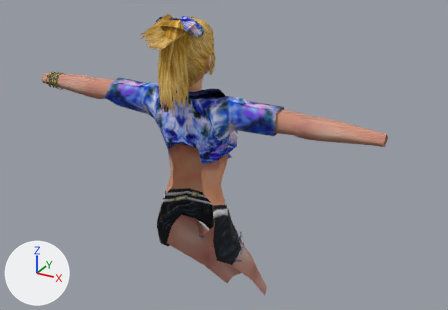
Renders of the glTF model site/public/outrun-2006-xbox/objects/passenger-hat.glb from each side of a commit.
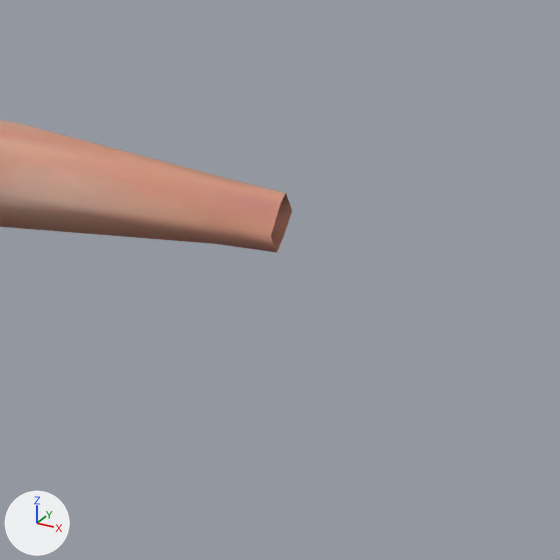
The first picture shows the older version from a 50 mm lens placed at (1.064, -1.714, 2.087), pointed at (0.017, 0.191, 1.134). The close-ups show the older and then the newer version on the part from 72% to 100% of the width and 29% to 70% of the height of that picture. Only the edits that show in the close-ups are written down. The axes (+X, +Y, +Z) are drawn at lower left. The lights are the same throughout. Where no turn or scale is listed for an object, it has been applied to the vertices.

Names of what the first close-up shows: 'hiji_r_jnt', 'skin_4'.
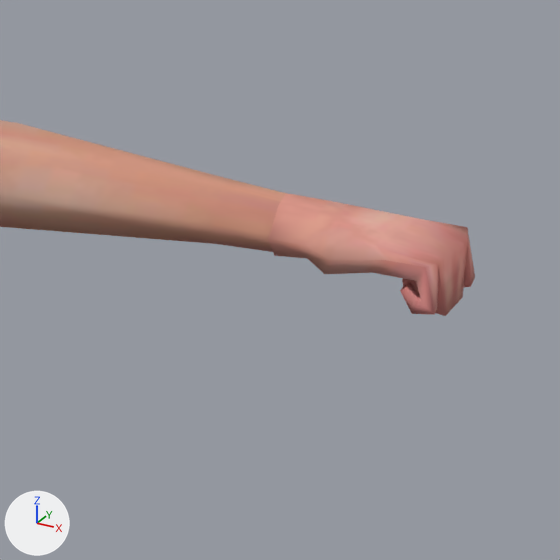
What differs and where, as boxes [x1, y1, x2, y2] in the close-ups (560 x 560 px):
```json
{"object": "te_r", "change": "added", "after": [268, 193, 475, 316], "on screen": "pink"}
```

The change, as JSON lines over the scene's bpy script:
```json
{"block": "mat_material_28", "where": "n4 = _N.new('ShaderNodeTexImage'); n4.name = 'Image Texture'"}
{"op": "set", "path": "n4.image", "old": "img_image_5", "new": "img_image_0"}
{"block": "me_skin_4", "where": "me_skin_4.from_pydata(...)  # 12 vertices, 12 faces; spans x 0.6249..0.6676, y -0.0234..0.0237, z 1.3722..1.4123"}
{"op": "remove", "block": "me_skin_4", "code": "me_skin_4.materials.append(mat_material_26)"}
{"op": "add", "block": "me_skin_4", "code": "me_skin_4.materials.append(mat_material_28)"}
{"op": "add", "block": "me_te_r", "code": ["me_te_r = bpy.data.meshes.new('te_r')", "me_te_r.from_pydata(...)  # 85 vertices, 162 faces; spans x -0.0087..0.1139, y -0.0364..0.0463, z -0.0372..0.0225", "me_te_r.materials.append(mat_material_8)"]}
{"op": "add", "block": "ob_te_r", "code": ["ob_te_r = bpy.data.objects.new('te_r', me_te_r)", "ob_te_r.location = (0.6727, 0.0, 1.3881)"]}
```
